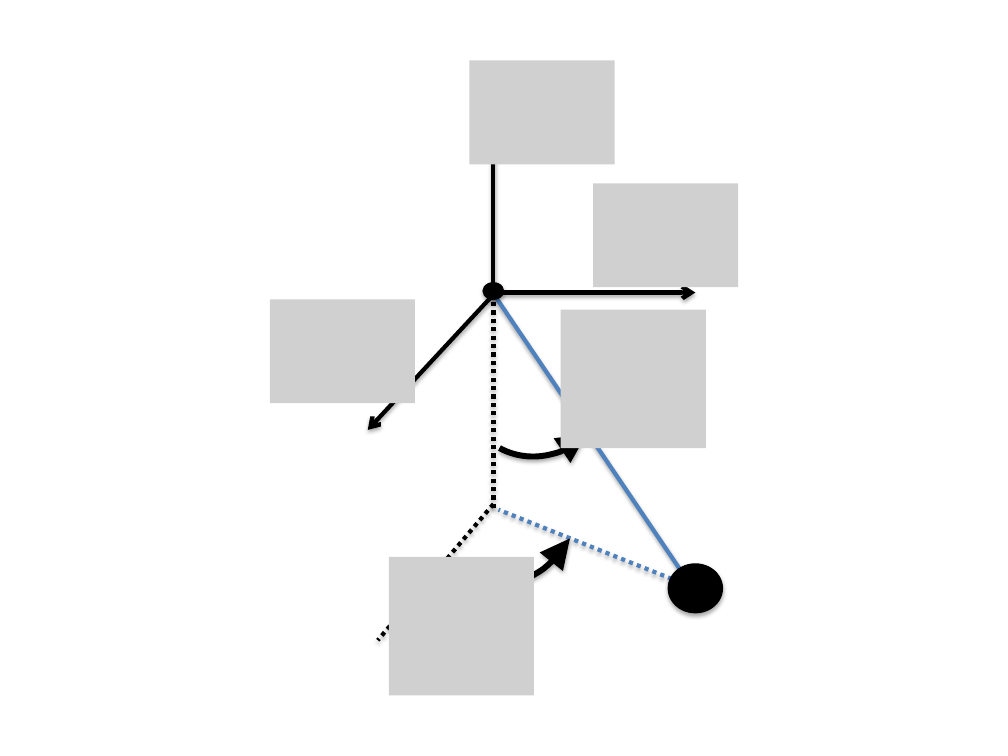
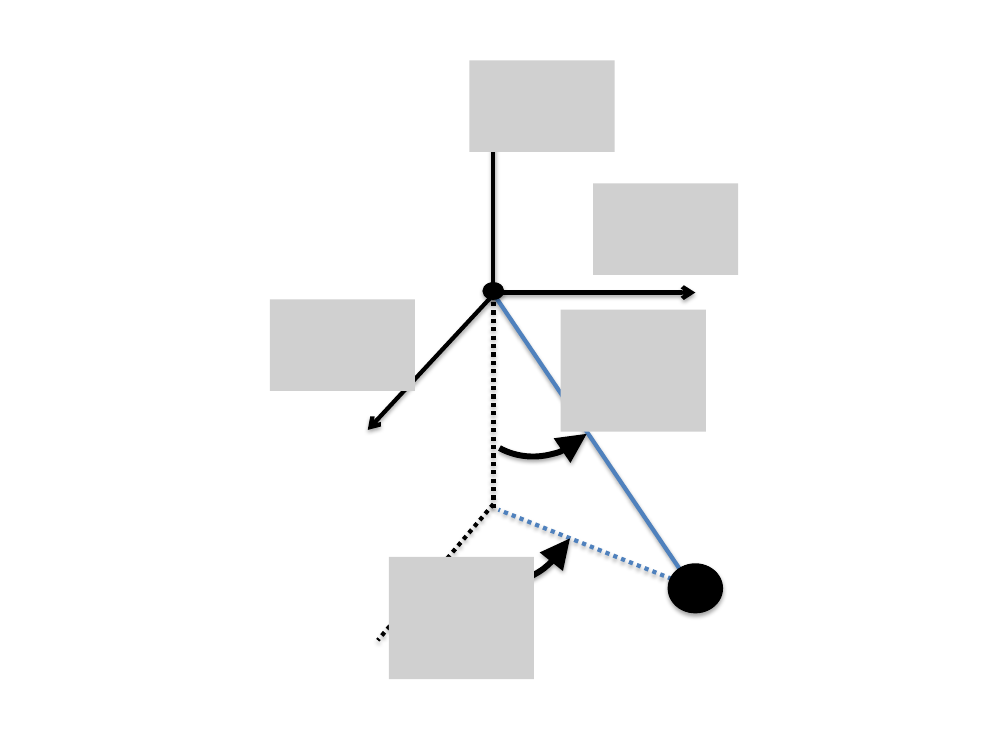
Before and after one commit to namvo88/Thesis-Quadrotor, a slide deck: slide 28 of StyleStuff/figures.pptx. Drawn at 1008x756 pixels with LibreOffice and Linux fonts; fonts in the diff are those of the drawing; grey boxes stand for pictures. Boxes give left, top, right and bottom in pixels: in the first picture for what was removed or moved away, otherwise in the second. Text is boxed around its words. In the diff, an @@ line names an element or a change of style, - is before the commit and + after.

```diff
--- a/StyleStuff/figures.pptx
+++ b/StyleStuff/figures.pptx
@@ picture resized from (x1=470, y1=60, x2=615, y2=164) to (x1=470, y1=60, x2=615, y2=152) @@
@@ picture resized from (x1=593, y1=183, x2=738, y2=287) to (x1=593, y1=183, x2=738, y2=275) @@
@@ picture resized from (x1=270, y1=299, x2=415, y2=403) to (x1=270, y1=299, x2=415, y2=391) @@
@@ picture resized from (x1=560, y1=309, x2=706, y2=448) to (x1=560, y1=309, x2=706, y2=431) @@
@@ picture resized from (x1=389, y1=557, x2=534, y2=696) to (x1=389, y1=557, x2=534, y2=679) @@
```
Also in this commit, not shown: 4 slides added, 1 slide removed, 29 other files.
